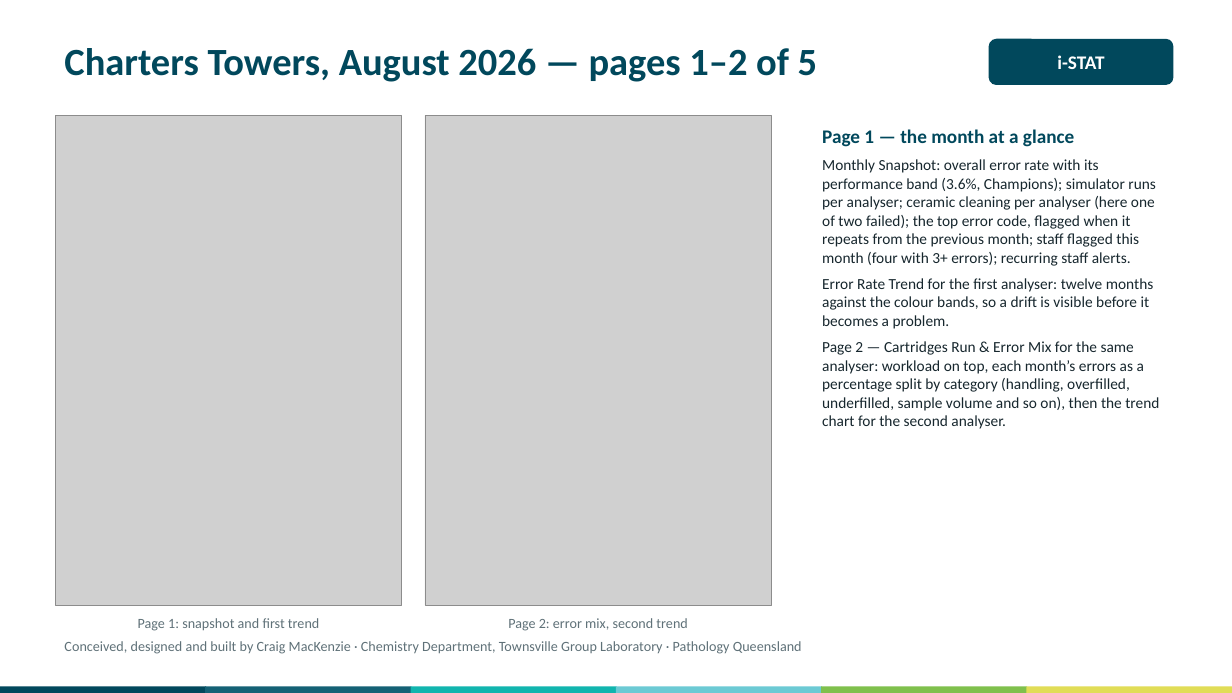
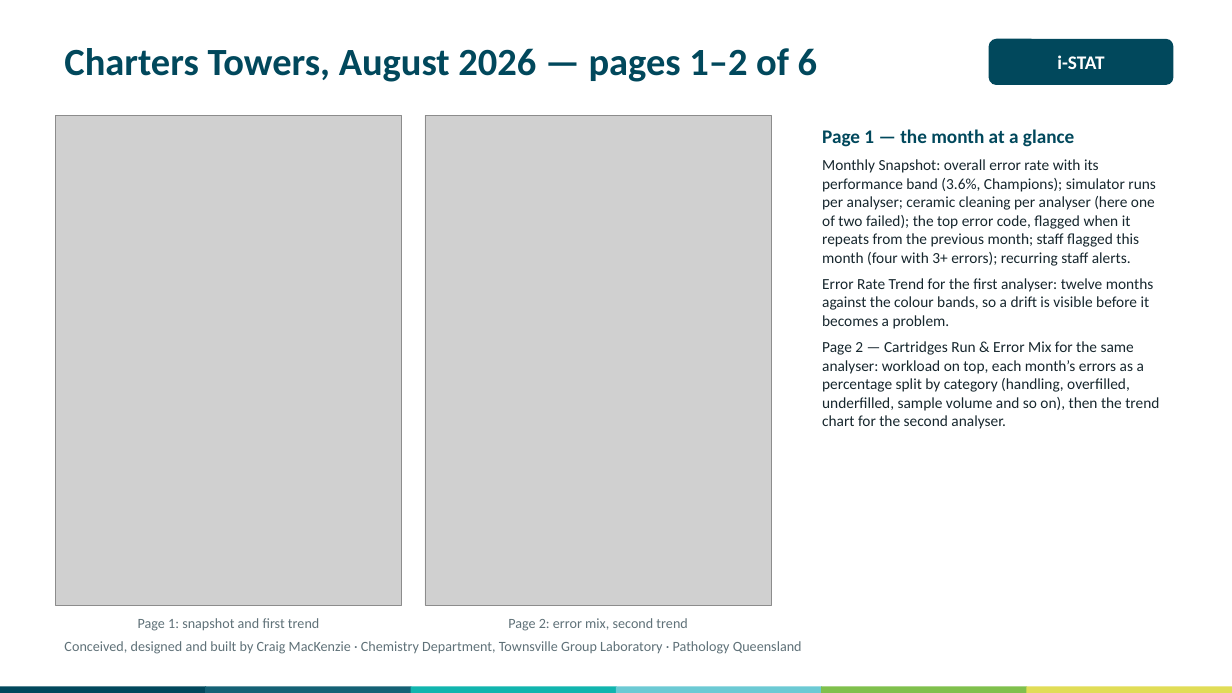
Before and after one commit to swornsealed/Report-app, a slide deck: slide 4 of PQ_Report_Generator_Overview_for_Managers_iSTAT.pptx. Drawn at 1232x693 pixels with LibreOffice and Linux fonts; fonts in the diff are those of the drawing; grey boxes stand for pictures. Boxes give left, top, right and bottom in pixels: in the first picture for what was removed or moved away, otherwise in the second. Text is boxed around its words. In the diff, an @@ line names an element or a change of style, - is before the commit and + after.

```diff
--- a/PQ_Report_Generator_Overview_for_Managers_iSTAT.pptx
+++ b/PQ_Report_Generator_Overview_for_Managers_iSTAT.pptx
@@ text at (64,48,817,82): text changed @@
-Charters Towers, August 2026 — pages 1–2 of 5
+Charters Towers, August 2026 — pages 1–2 of 6
```
Also in this commit, not shown: 2 other slides changed, 1 slide added, 10 other files.
